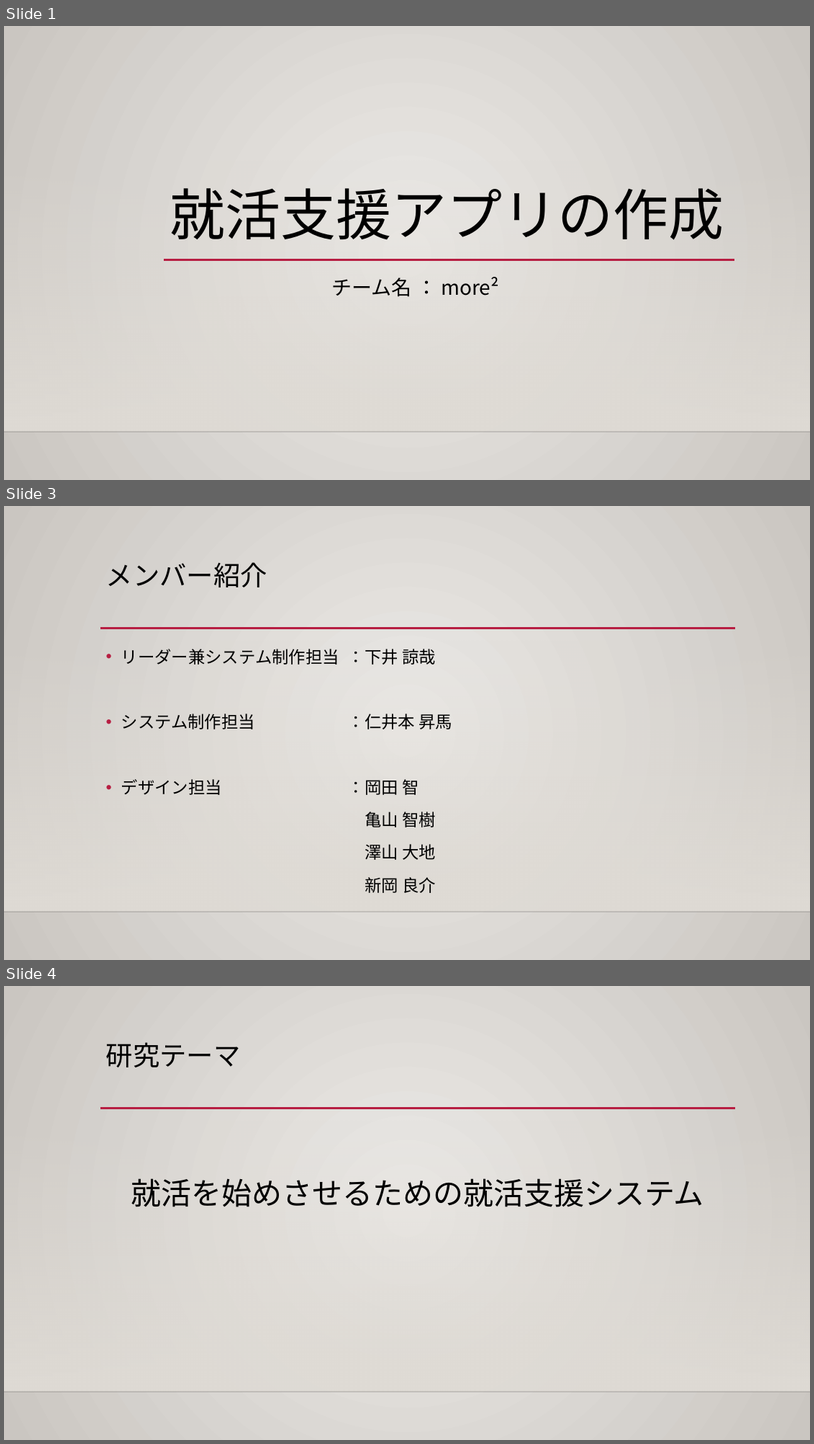
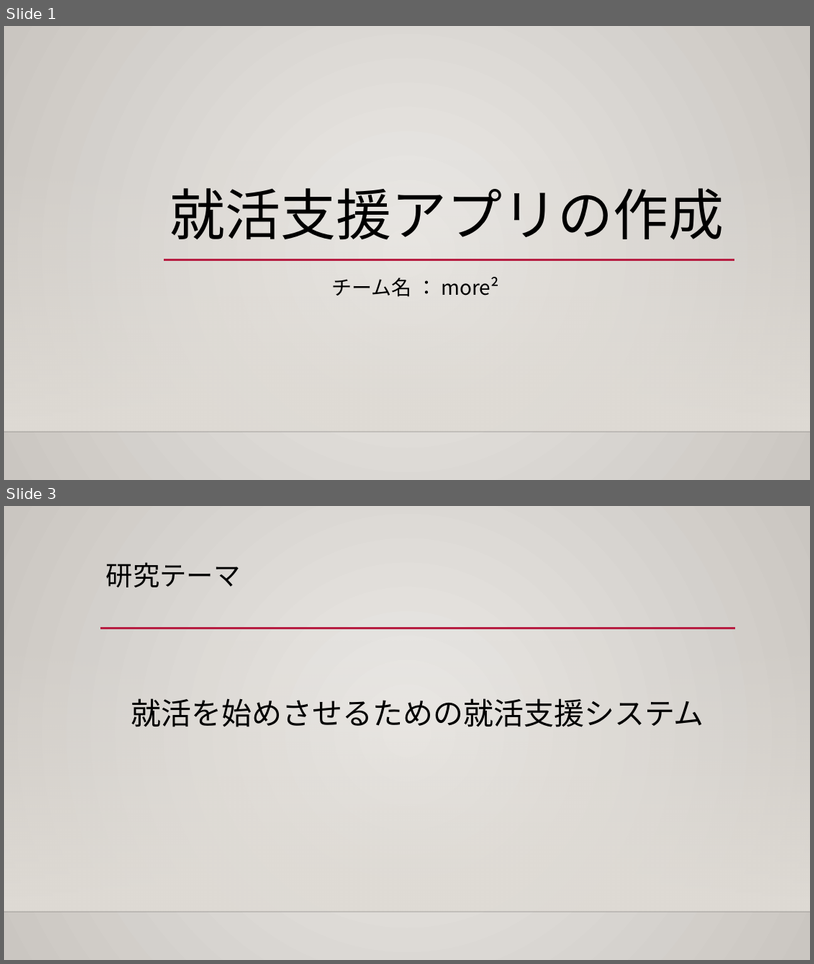
Before and after one commit to niimoti/Spling-database, a slide deck: 発表用_R4A1_more².pptx. Shown one above the other, each under a label of ours: slides 1, 3 and 4 before the commit, slides 1 and 3 after it; the slides between them are not shown. The pictures are 814x1444 and 814x964 pixels, drawn with LibreOffice and Linux fonts; fonts in the diff are those of the drawing; background and template pictures are left out. Boxes give left, top, right and bottom in pixels: in the first picture for what was removed or moved away, otherwise in the second. Text is boxed around its words. In the diff, an @@ line names an element or a change of style, - is before the commit and + after.

```diff
--- a/発表用_R4A1_more².pptx
+++ b/発表用_R4A1_more².pptx
@@ slide 3 removed at (x1=4, y1=506, x2=810, y2=960), background gradient #ECEAE7 to #CAC7C1; not listed: 3 template elements that a slide beside it also shows @@
@@ title removed at (x1=106, y1=562, x2=268, y2=587) @@
-メンバー紹介
@@ text removed at (x1=121, y1=649, x2=453, y2=893) @@
-• リーダー兼システム制作担当 ：下井 諒哉
-• システム制作担当 ：仁井本 昇馬
-• デザイン担当 ：岡田 智
-亀山 智樹
-澤山 大地
-新岡 良介
@@ what was slide 4 is now slide 3 @@
```
Also in this commit, not shown: 7 slides changed.
